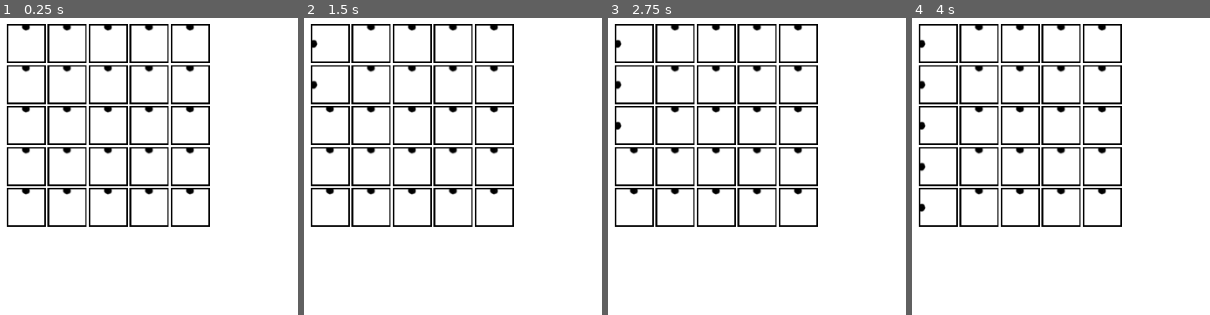
Above: before the commit, frames 1-4 (left to right).
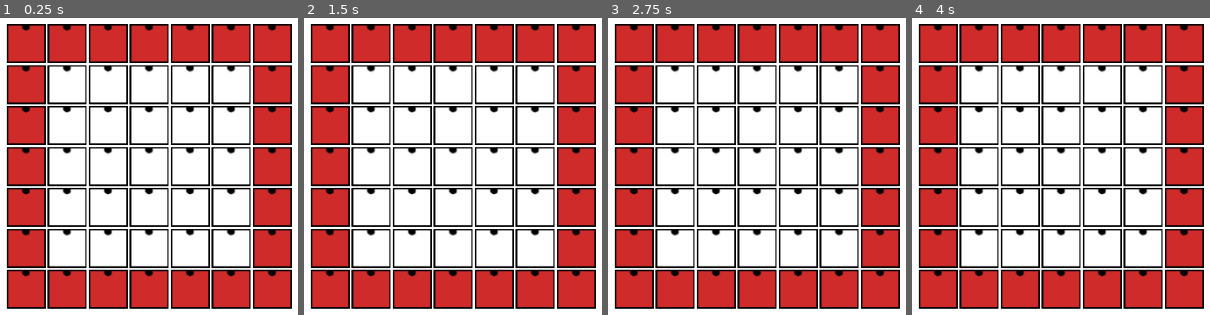
Above: after the commit, the same moments.

Repository: williarj/LD50
Game: Godot game, scene res://scenes/main_scene.tscn
The game is run twice, just before and just after one commit, with the same random seed, the same clock (stepped at 60 frames per second) and the same inputs.
Inputs (mouse positions are in pixels of both pictures, inside the frame that each line leads up to):
- Up to frame 1 (0.25 s): no input
- Up to frame 2 (1.5 s): tap Enter at 0.5 s; move the mouse to (330, 44) at 0.52 s; click (330, 44) at 0.67 s; tap Space at 1.25 s; move the mouse to (330, 83) at 1.27 s; click (330, 83) at 1.42 s
- Up to frame 3 (2.75 s): tap Enter at 2 s; move the mouse to (634, 124) at 2.02 s; click (634, 124) at 2.17 s
- Up to frame 4 (4 s): tap Space at 2.75 s; move the mouse to (938, 166) at 2.77 s; click (938, 166) at 2.92 s; tap Enter at 3.5 s; move the mouse to (938, 208) at 3.52 s; click (938, 208) at 3.67 s

The runs differ from the first frame. In frame 1, 44% of the frame differs, in the area x 2-98%, y 2-98%; in frame 2, 44%; in frame 3, 44%; in frame 4, 44%.

Commit message:
game ticks emmitted and stuff

Diff:
--- a/Project/project.godot
+++ b/Project/project.godot
@@ -15,12 +15,30 @@
 "path": "res://scripts/Globals.gd"
 }, {
 "base": "Node",
+"class": "gameclock",
+"language": "GDScript",
+"path": "res://scripts/gameclock.gd"
+}, {
+"base": "Node",
+"class": "gridmember",
+"language": "GDScript",
+"path": "res://scripts/gridmember.gd"
+}, {
+"base": "gridmember",
+"class": "source",
+"language": "GDScript",
+"path": "res://scripts/source.gd"
+}, {
+"base": "gridmember",
 "class": "square",
 "language": "GDScript",
 "path": "res://scripts/square.gd"
 } ]
 _global_script_class_icons={
 "Globals": "",
+"gameclock": "",
+"gridmember": "",
+"source": "",
 "square": ""
 }
 
--- /dev/null
+++ b/Project/scenes/SourceSink.tscn
@@ -0,0 +1,28 @@
+[gd_scene load_steps=5 format=2]
+
+[ext_resource path="res://assets/art/square.png" type="Texture" id=1]
+[ext_resource path="res://scripts/square_click.gd" type="Script" id=2]
+[ext_resource path="res://scripts/source.gd" type="Script" id=3]
+
+[sub_resource type="RectangleShape2D" id=1]
+extents = Vector2( 25, 25 )
+
+[node name="Box" type="Node2D"]
+script = ExtResource( 3 )
+
+[node name="Area2D" type="Area2D" parent="."]
+position = Vector2( 25, 25 )
+script = ExtResource( 2 )
+__meta__ = {
+"_edit_group_": true
+}
+
+[node name="box_sprite" type="Sprite" parent="Area2D"]
+modulate = Color( 0.811765, 0.168627, 0.168627, 1 )
+texture = ExtResource( 1 )
+
+[node name="CollisionShape2D" type="CollisionShape2D" parent="Area2D"]
+shape = SubResource( 1 )
+[connection signal="input_event" from="Area2D" to="Area2D" method="_on_Area2D_input_event"]
+[connection signal="rotate_left" from="Area2D" to="." method="_on_Area2D_rotate_left"]
+[connection signal="rotate_right" from="Area2D" to="." method="_on_Area2D_rotate_right"]
--- a/Project/scenes/grid.tscn
+++ b/Project/scenes/grid.tscn
@@ -5,7 +5,6 @@
 
 [node name="grid" type="Node2D"]
 script = ExtResource( 1 )
-grid_size = null
 
 [node name="grid_bg" type="Sprite" parent="."]
 visible = false
--- a/Project/scenes/main_scene.tscn
+++ b/Project/scenes/main_scene.tscn
@@ -1,9 +1,11 @@
-[gd_scene load_steps=3 format=2]
+[gd_scene load_steps=4 format=2]
 
 [ext_resource path="res://scenes/grid.tscn" type="PackedScene" id=1]
 [ext_resource path="res://assets/art/background.png" type="Texture" id=2]
+[ext_resource path="res://scripts/gameclock.gd" type="Script" id=3]
 
 [node name="Root" type="Node2D"]
+script = ExtResource( 3 )
 
 [node name="background" type="Sprite" parent="."]
 position = Vector2( 512, 302 )
@@ -15,4 +17,3 @@
 
 [node name="grid" parent="." instance=ExtResource( 1 )]
 position = Vector2( 328, 184 )
-grid_size = 5
--- /dev/null
+++ b/Project/scripts/gameclock.gd
@@ -0,0 +1,28 @@
+extends Node
+class_name gameclock
+
+signal game_tick
+
+var tickspersec : int = 2
+var secspertick : float = 1.0 / tickspersec
+var timer : Timer = Timer.new()
+
+# Called when the node enters the scene tree for the first time.
+func _ready():
+	timer.connect("timeout", self, "on_timer")
+	timer.wait_time = self.secspertick
+	add_child(timer)
+	self.start()
+
+
+func start():
+	timer.start()
+
+func toggle_pause():
+	timer.paused = !timer.paused
+
+func on_timer():
+	# reset timer
+	timer.start()
+	emit_signal("game_tick")
+	print("tick")
--- a/Project/scripts/grid.gd
+++ b/Project/scripts/grid.gd
@@ -9,16 +9,24 @@
 var box_buffer = 0.05 #percentage of box size
 var grid_border = 25
 var boxScene = preload("res://scenes/Box.tscn")
+var ssScene = preload("res://scenes/SourceSink.tscn")
+
+var clock : gameclock
 
 # Called when the node enters the scene tree for the first time.
 func _ready():
+	clock = (self.get_parent() as gameclock)
+
 	####Generate all the boxes in the grid
-	#add a border of "source cells"
 	var box_matrix = []
-	for i in range(grid_size):
+	for i in range(grid_size+2):#+2 gives the border of source/sink cells
 		var box_row = []
-		for j in range(grid_size):
-			var new_box = boxScene.instance()
+		for j in range(grid_size+2):
+			var new_box
+			if (i == 0 or j == 0 or i > grid_size or j > grid_size):
+				new_box = ssScene.instance()
+			else:
+				new_box = boxScene.instance()
 			add_child(new_box)
 			new_box.set_position(Vector2(grid_border+i*box_size*(1+box_buffer),
 										grid_border+j*box_size*(1+box_buffer)))
@@ -26,13 +34,30 @@
 		box_matrix.append(box_row)
 
 	####Set each box's neighbors
-	#"source cells dont need checked"
-	for i in range(grid_size):
-		for j in range(grid_size):
-			#var box_script : square = box_matrix[i][j].root
-			var neighbors = []
-			#north
-			#fuck this
+	#"ss cells dont need checked"
+	for i in range(1,grid_size):
+		for j in range(1,grid_size):
+			var box_script : gridmember = box_matrix[i][j]
+			box_script.set_neighbors([ box_matrix[i][j-1],
+									box_matrix[i+1][j],
+									box_matrix[i][j+1],
+									box_matrix[i-1][j] ])
+
+	var source_script : gridmember
+	for j in [1, grid_size]:
+		source_script = box_matrix[0][j]
+		source_script.set_neighbors([null, null, box_matrix[0][j+1], null])
+	for j in [1, grid_size]:
+		source_script = box_matrix[grid_size+1][j]
+		source_script.set_neighbors([box_matrix[grid_size+1][j-1], null, null, null])
+	for i in [1, grid_size]:
+		source_script = box_matrix[i][0]
+		source_script.set_neighbors([null, box_matrix[i+1][0], null, null])
+	for i in [1, grid_size]:
+		source_script = box_matrix[i][grid_size+1]
+		source_script.set_neighbors([null, null, null, box_matrix[i-1][grid_size+1]])
+
+	clock.connect("game_tick", box_matrix[0][1], "on_game_tick")
 
 
 	#var bg_sprite = get_node("grid_bg")
--- /dev/null
+++ b/Project/scripts/gridmember.gd
@@ -0,0 +1,16 @@
+extends Node
+class_name gridmember
+
+var neighbors : Array = []
+
+func get_neighbor_by_cardinal(cardinal : int):
+	assert(cardinal in Globals.Cardinal.values(), "wrong cardinal value")
+
+	if len(neighbors) == 4:
+		return self.neighbors[cardinal]
+	else:
+		return null
+
+func set_neighbors(neighbors : Array):
+	assert(len(neighbors) == 4, "need neighbors for exactly four direction")
+	self.neighbors = neighbors
--- /dev/null
+++ b/Project/scripts/packet.gd
@@ -0,0 +1,16 @@
+extends Node
+
+
+# Declare member variables here. Examples:
+# var a = 2
+# var b = "text"
+
+
+# Called when the node enters the scene tree for the first time.
+func _ready():
+	pass # Replace with function body.
+
+
+# Called every frame. 'delta' is the elapsed time since the previous frame.
+#func _process(delta):
+#	pass
--- /dev/null
+++ b/Project/scripts/sink.gd
@@ -0,0 +1,16 @@
+extends Node
+
+
+# Declare member variables here. Examples:
+# var a = 2
+# var b = "text"
+
+
+# Called when the node enters the scene tree for the first time.
+func _ready():
+	pass # Replace with function body.
+
+
+# Called every frame. 'delta' is the elapsed time since the previous frame.
+#func _process(delta):
+#	pass
--- /dev/null
+++ b/Project/scripts/source.gd
@@ -0,0 +1,14 @@
+extends gridmember
+class_name source
+
+var resource = 0 # todo\
+
+var amount : int = 500
+
+# Called when the node enters the scene tree for the first time.
+func _ready():
+	pass # Replace with function body.
+
+func on_game_tick():
+	print("received game tick")
+	pass
--- a/Project/scripts/square.gd
+++ b/Project/scripts/square.gd
@@ -1,9 +1,7 @@
-extends Node
+extends gridmember
 class_name square
 
 var connections : Array = [[]]
-
-var neighbors : Array = []
 
 var A2D : Area2D
 
@@ -71,15 +69,3 @@
 	assert(cardinal in Globals.Cardinal.values(), "wrong cardinal value")
 
 	return false
-
-func get_neighbor_by_cardinal(cardinal : int):
-	assert(cardinal in Globals.Cardinal.values(), "wrong cardinal value")
-
-	if len(neighbors) == 4:
-		return self.neighbors[cardinal]
-	else:
-		return null
-
-func set_neighbors(neighbors : Array):
-	assert(len(neighbors) == 4, "need neighbors for exactly four direction")
-	self.neighbors = neighbors
